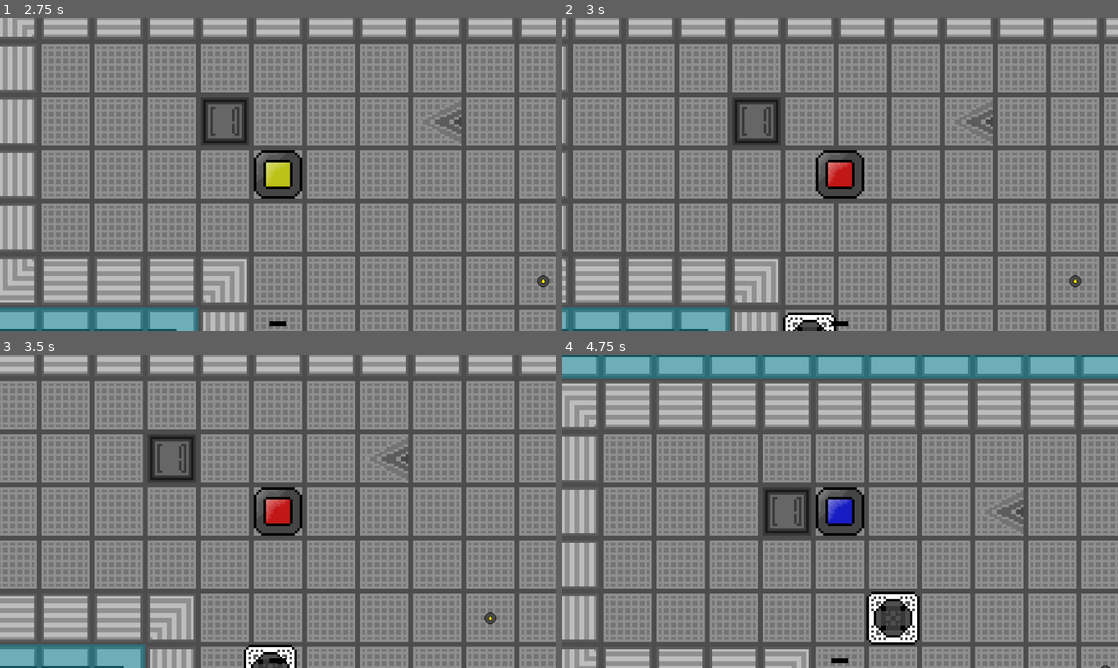
Above: before the commit, frames 1-4 (two rows, left to right).
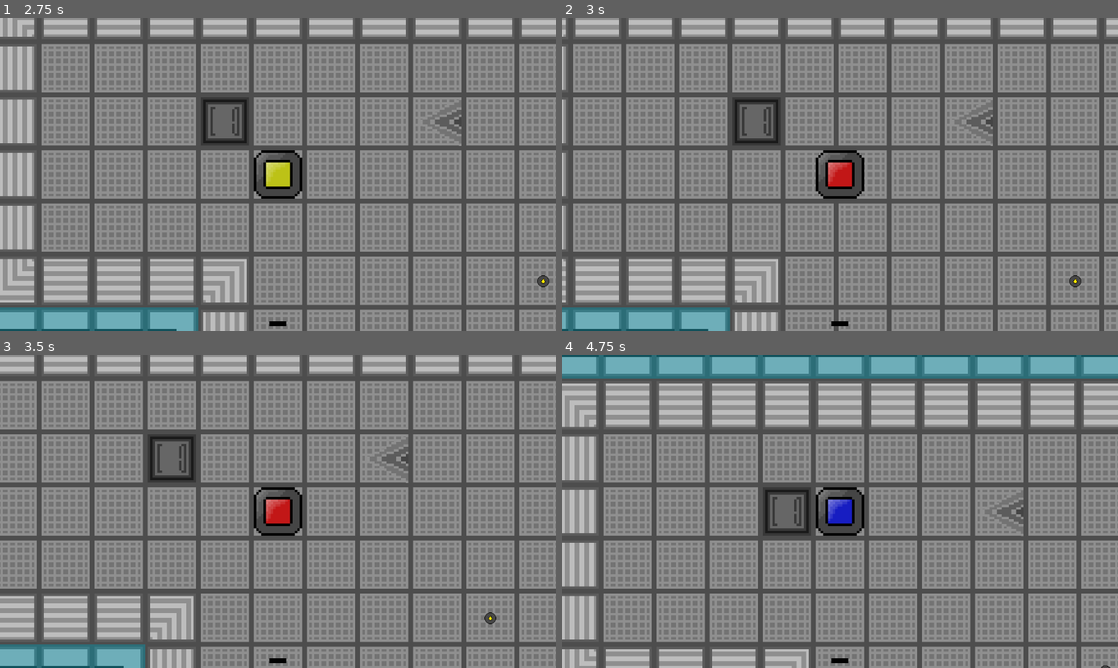
Above: after the commit, the same moments.

Repository: programing-user2009/OIOG-main
Game: Godot game, scene res://scenes/menu.tscn
The game is run twice, just before and just after one commit, with the same random seed, the same clock (stepped at 60 frames per second) and the same inputs. Video files are missing from this copy of the repository; at most half a second of black plays in their place.
Inputs (mouse positions are in pixels of both pictures, inside the frame that each line leads up to):
- Up to frame 1 (2.75 s): click (105, 96) at 0.5 s; tap Enter at 1.25 s; move the mouse to (400, 158) at 1.27 s; hold Right (Right) 1.28-2.03 s; tap F (Interact) at 1.35, 2.1 s; tap Space at 2 s; move the mouse to (166, 190) at 2.02 s; hold S (Down) from 2.03 s (still down)
- Up to frame 2 (3 s): tap Enter at 2.75 s; move the mouse to (895, 105) at 2.77 s; release S (Down) at 2.78 s; hold Right (Right) from 2.78 s (still down); tap E (UseAbilty) at 2.85 s
- Up to frame 3 (3.5 s): keep holding Right (Right); tap F (Interact) at 3.05 s
- Up to frame 4 (4.75 s): move the mouse to (812, 574) at 3.52 s; release Right (Right) at 3.53 s; hold Up (Up) 3.53-4.28 s; tap F (Interact) at 3.6, 4.35 s; move the mouse to (1006, 558) at 4.27 s; hold A (Left) from 4.28 s (still down)

Frame 1 is identical in both runs. In frame 2, 0.5% of the frame differs, in the area x 39-50%, y 94-100%; in frame 3, 0.6%; in frame 4, 1.6%, in the area x 54-65%, y 75-93%.

Commit message:
spike trap
a more dynamic type of spike :))

Diff:
--- a/scenes/Spawning.tscn
+++ b/scenes/Spawning.tscn
@@ -1,8 +1,9 @@
-[gd_scene load_steps=4 format=3 uid="uid://cbw1fmw1bokf4"]
+[gd_scene load_steps=5 format=3 uid="uid://cbw1fmw1bokf4"]
 
 [ext_resource type="Script" uid="uid://cva3nyf86krkt" path="res://scrips/items_placement.gd" id="1_sj0ge"]
 [ext_resource type="PackedScene" uid="uid://dhldb083v8ls" path="res://scenes/template.tscn" id="2_sj0ge"]
 [ext_resource type="PackedScene" uid="uid://dglouqgtntnti" path="res://scenes/enemy(Nitwit).tscn" id="3_trfxy"]
+[ext_resource type="PackedScene" uid="uid://vmnpyf186hy" path="res://scenes/spike_trap.tscn" id="4_elga8"]
 
 [node name="Spawning" type="Node2D"]
 script = ExtResource("1_sj0ge")
@@ -10,3 +11,5 @@
 [node name="Items" parent="." instance=ExtResource("2_sj0ge")]
 
 [node name="EnemyNitwit" parent="." instance=ExtResource("3_trfxy")]
+
+[node name="SpikeTrap" parent="." instance=ExtResource("4_elga8")]
--- a/scenes/lv_0.tscn
+++ b/scenes/lv_0.tscn
@@ -2,7 +2,7 @@
 
 [ext_resource type="PackedScene" uid="uid://d3xmeatdv1lf4" path="res://scenes/player.tscn" id="1_qhlqn"]
 [ext_resource type="Script" uid="uid://1yjbosd8b12j" path="res://scrips/lv_0.gd" id="1_s3vbu"]
-[ext_resource type="Texture2D" uid="uid://443x3mrg4mh" path="res://assets/photos/Tile Map/lv_0_floor.png" id="2_s3vbu"]
+[ext_resource type="Texture2D" uid="uid://443x3mrg4mh" path="res://assets/photos/Tile Maps/lv_0_floor.png" id="2_s3vbu"]
 [ext_resource type="PackedScene" uid="uid://cbw1fmw1bokf4" path="res://scenes/Spawning.tscn" id="3_l3q7o"]
 
 [sub_resource type="TileSetAtlasSource" id="TileSetAtlasSource_l3q7o"]
@@ -958,7 +958,7 @@
 [node name="lv_0" type="Node2D" node_paths=PackedStringArray("items")]
 texture_filter = 1
 script = ExtResource("1_s3vbu")
-items = NodePath("TileMapLayer2/items")
+items = NodePath("TileMapLayer2/Spawning")
 
 [node name="TileMapLayer" type="TileMapLayer" parent="."]
 texture_filter = 1
@@ -973,7 +973,7 @@
 tile_map_data = PackedByteArray("AAAEAAAAAAAEAAMAAAA=")
 tile_set = SubResource("TileSet_s3vbu")
 
-[node name="items" parent="TileMapLayer2" instance=ExtResource("3_l3q7o")]
+[node name="Spawning" parent="TileMapLayer2" instance=ExtResource("3_l3q7o")]
 position = Vector2(55, 55)
 
 [node name="Player" parent="." instance=ExtResource("1_qhlqn")]
--- /dev/null
+++ b/scenes/spike_trap.tscn
@@ -0,0 +1,78 @@
+[gd_scene load_steps=9 format=3 uid="uid://vmnpyf186hy"]
+
+[ext_resource type="Script" uid="uid://c2j46e3uvqwtn" path="res://spike_trap.gd" id="1_u4qhk"]
+[ext_resource type="Texture2D" uid="uid://upgro7kwwyih" path="res://assets/photos/Tile Maps/pixil-frame-0 (52).png" id="2_adao6"]
+
+[sub_resource type="AtlasTexture" id="AtlasTexture_prmpu"]
+atlas = ExtResource("2_adao6")
+region = Rect2(0, 220, 220, 220)
+
+[sub_resource type="AtlasTexture" id="AtlasTexture_sqpae"]
+atlas = ExtResource("2_adao6")
+region = Rect2(0, 0, 220, 220)
+
+[sub_resource type="AtlasTexture" id="AtlasTexture_x23u6"]
+atlas = ExtResource("2_adao6")
+region = Rect2(220, 0, 220, 220)
+
+[sub_resource type="AtlasTexture" id="AtlasTexture_4dhjn"]
+atlas = ExtResource("2_adao6")
+region = Rect2(220, 220, 220, 220)
+
+[sub_resource type="SpriteFrames" id="SpriteFrames_t2lux"]
+animations = [{
+"frames": [{
+"duration": 1.0,
+"texture": SubResource("AtlasTexture_prmpu")
+}],
+"loop": true,
+"name": &"attack",
+"speed": 5.0
+}, {
+"frames": [{
+"duration": 1.0,
+"texture": SubResource("AtlasTexture_sqpae")
+}],
+"loop": true,
+"name": &"idle",
+"speed": 5.0
+}, {
+"frames": [{
+"duration": 1.0,
+"texture": SubResource("AtlasTexture_x23u6")
+}],
+"loop": true,
+"name": &"rise",
+"speed": 5.0
+}, {
+"frames": [{
+"duration": 1.0,
+"texture": SubResource("AtlasTexture_4dhjn")
+}],
+"loop": true,
+"name": &"wall",
+"speed": 5.0
+}]
+
+[sub_resource type="RectangleShape2D" id="RectangleShape2D_u4qhk"]
+size = Vector2(102, 101)
+
+[node name="SpikeTrap" type="Node2D"]
+texture_filter = 1
+script = ExtResource("1_u4qhk")
+
+[node name="AnimatedSprite2D" type="AnimatedSprite2D" parent="."]
+position = Vector2(6.55651e-07, -0.500003)
+scale = Vector2(0.509091, 0.504545)
+sprite_frames = SubResource("SpriteFrames_t2lux")
+animation = &"rise"
+
+[node name="Timer" type="Timer" parent="."]
+
+[node name="EntityDetector" type="Area2D" parent="."]
+
+[node name="Shape2D" type="CollisionShape2D" parent="EntityDetector"]
+position = Vector2(0, -0.5)
+shape = SubResource("RectangleShape2D_u4qhk")
+
+[connection signal="body_entered" from="EntityDetector" to="." method="_on_entity_detector_body_entered"]
--- a/scrips/Func scripts/MovementFunc.gd
+++ b/scrips/Func scripts/MovementFunc.gd
@@ -72,9 +72,7 @@
 func check_tile():
 	var tile_coords = tilemap.local_to_map($"..".global_position)
 	var tile_data = tilemap.get_cell_tile_data(tile_coords)
-	print($"..".global_position)
 	if tile_data:
-		print("works!")
 		if tile_data.get_custom_data("death point") == true:
 			print("HIT!")
 			HPFunc.take_damage(1)
--- a/scrips/Global.gd
+++ b/scrips/Global.gd
@@ -55,6 +55,8 @@
 				if x <= pos.x and y >= pos.y: return true
 			"bottom_right":
 				if x >= pos.x and y <= pos.y: return true
+			"tile":
+				if x == pos.x and y == pos.y: return true
 	return false
 
 func attempt_collect_item(item_name: String, item):
--- a/scrips/items_placement.gd
+++ b/scrips/items_placement.gd
@@ -1,20 +1,32 @@
 extends Node2D
 const tile_size = 110
 const start = Vector2( 605, 275)
+var ItemSpawning = true
+var EnemySpawning = false
+var TileSpawning = true
 
 @onready var ItemScene = preload("res://scenes/template.tscn")
 @onready var Enemy_Nitwit = preload("res://scenes/enemy(nitwit).tscn")
 
 func Lv0():
 	for item in $"../..".Lv0Items:
-		var ItemCopy = ItemScene.instantiate()
-		ItemCopy.position = item["coords"]
-		ItemCopy.setup(item)
-		add_child(ItemCopy)
-		await get_tree().process_frame
+		if ItemSpawning == true:
+			var ItemCopy = ItemScene.instantiate()
+			ItemCopy.position = item["coords"]
+			ItemCopy.setup(item)
+			add_child(ItemCopy)
+			await get_tree().process_frame
 
 	for item in $"../..".Lv0Enemy:
-		var EnemyCopy = load(item["type"]).instantiate()
-		EnemyCopy.setup(item)
-		add_child(EnemyCopy)
-		await get_tree().process_frame
+		if EnemySpawning == true:
+			var EnemyCopy = load(item["type"]).instantiate()
+			EnemyCopy.setup(item)
+			add_child(EnemyCopy)
+			await get_tree().process_frame
+
+	for item in $"../..".Lv0InteractiveTiles:
+		if TileSpawning == true:
+			var InteractiveTile = load(item["type"]).instantiate()
+			InteractiveTile.setup(item)
+			add_child(InteractiveTile)
+			await get_tree().process_frame
--- a/scrips/lv_0.gd
+++ b/scrips/lv_0.gd
@@ -32,6 +32,13 @@
 	},
 ]
 
+var Lv0InteractiveTiles = [
+	{
+		"coords": Vector2(440, -660),
+		"type": "res://scenes/spike_trap.tscn"
+	}
+]
+
 func _ready() -> void:
 	Global.MIN_X = -5
 	Global.MAX_X = 12
--- /dev/null
+++ b/scrips/spike_trap.gd
@@ -0,0 +1,110 @@
+extends Node2D
+
+enum State { IDLE, MOVING_UP, ATTACK, WALL }
+var state: State = State.IDLE
+var SpawnPos: Vector2
+var Clone = false
+var EnityX
+var EnityY
+var dir = "up"
+
+@export var tile_size = 110
+@onready var timer: Timer = $Timer
+
+func _ready():
+	timer.timeout.connect(_on_timer_timeout)
+	_enter_state(State.IDLE)
+	if Clone == false:
+		self.hide()
+		return
+
+func setup(item):
+	SpawnPos = item["coords"]
+	EnityX = item["coords"].x
+	EnityY = item["coords"].y
+	self.position = SpawnPos
+	self.position.y = -self.position.y
+	Clone = true
+	connect("spike_wall", Callable(self, "_on_spike_wall"))
+
+func _enter_state(new_state: State):
+	state = new_state
+	if Clone == false:
+		self.hide()
+		return
+
+	match state:
+		State.IDLE:
+			# Spike down, no damage
+			set_damage_enabled(false)
+			$AnimatedSprite2D.play("idle")
+			timer.wait_time = 3.0
+
+		State.MOVING_UP:
+			# rising animation
+			set_damage_enabled(false)
+			$AnimatedSprite2D.play("rise")
+			timer.wait_time = 1.0
+
+		State.ATTACK:
+			# spike fully out, deals damage
+			set_damage_enabled(true)
+			$AnimatedSprite2D.play("attack")
+			timer.wait_time = 1.0
+
+		State.WALL:
+			# blocking wall, deals damage
+			set_damage_enabled(true)
+			$AnimatedSprite2D.play("wall")
+			timer.wait_time = 3.0
+			spike_wall(self.position.x, self.position.y)
+
+	timer.start()
+
+
+func _on_timer_timeout():
+	match state:
+		State.IDLE:
+			_enter_state(State.MOVING_UP)
+			dir = "up"
+
+		State.MOVING_UP:
+				if dir == "up":
+					_enter_state(State.ATTACK)
+				elif dir == "down":
+					_enter_state(State.IDLE)
+
+		State.ATTACK:
+				if dir == "up":
+					_enter_state(State.WALL)
+				elif dir == "down":
+					_enter_state(State.MOVING_UP)
+
+		State.WALL:
+			_enter_state(State.ATTACK)
+			dir = "down"
+
+var damage_active = false
+
+func set_damage_enabled(active: bool):
+	damage_active = active
+
+func _on_entity_detector_body_entered(body: Node2D) -> void:
+	if not damage_active:
+		return
+	if Clone == false:
+		self.hide()
+		return
+
+	var hp = body.get_node_or_null("HPFunc")
+
+	if body is CharacterBody2D:
+		hp.take_damage(1)
+
+func spike_wall(x, y):
+	print("works!")
+	var block = {"pos": Vector2(x / 110, y / -110), "dir": "tile"}
+	Global.blocked_zones.append(block)
+	print(Global.blocked_zones)
+	await get_tree().create_timer(3.0).timeout
+	Global.blocked_zones.erase(block)
--- a/scrips/template.gd
+++ b/scrips/template.gd
@@ -2,7 +2,6 @@
 
 @export var label: Control
 
-var anim_type
 var ItemIs = ""
 var TempOn = self
 var NotAblility = Global.NotAbility
Binary file added: assets/photos/Tile Maps/lv_0_floor.png
Not shown, added: assets/photos/Tile Maps/lv_0_floor.png.import
Binary file added: assets/photos/Tile Maps/pixil-frame-0 (52).png
Not shown, added: assets/photos/Tile Maps/pixil-frame-0 (52).png.import
Not shown, added: scrips/spike_trap.gd.uid
